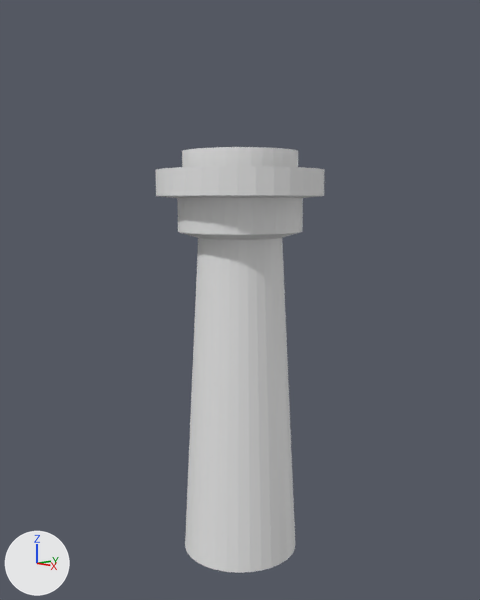
The Blender file beginner 3d project/Map/light house/v1/v1.blend: old version first, new version second.
Rendered twice from a 50 mm lens placed at (8.23, -7.74, 5.13), pointed at (0.0, 0.0, 3.44). The lights are fixed; the arrows at lower left show +X, +Y and +Z.

The scene before the commit, as lines of its bpy script (objects in view):
```python
me_cylinder = bpy.data.meshes.new('Cylinder')
me_cylinder.from_pydata(...)  # 384 vertices, 354 faces; spans x -1.4..1.4, y -1.4..1.4, z -1.0..5.93
ob_cylinder = bpy.data.objects.new('Cylinder', me_cylinder)
ob_cylinder.location = (0.0, 0.0, 0.0)
```
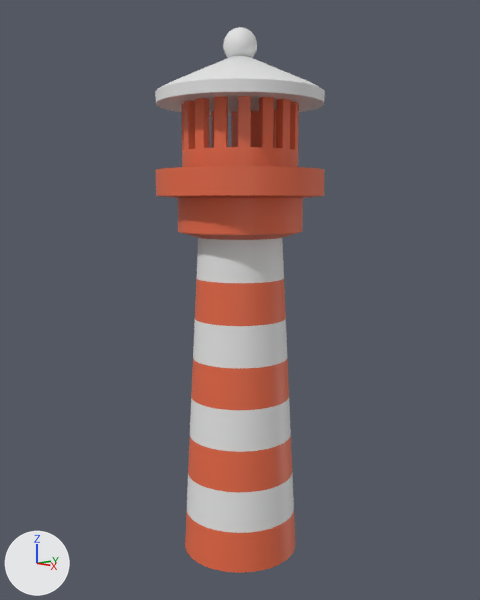
What differs and where, as boxes [x1, y1, x2, y2] in the pictures (480 x 600 px):
'Cylinder', reshaped (12% taller)
    before: [155, 147, 325, 573]
    after: [155, 96, 325, 573]
'Cylinder.001', added
    after: [155, 56, 325, 115]
'Sphere', added
    after: [223, 27, 257, 58]
part 1 of me_cylinder, built on
    both: [185, 238, 295, 573]
part 2 of me_cylinder, built on
    after: [181, 96, 299, 151]
part 3 of me_cylinder, recoloured
    both: [155, 147, 325, 240]

Patch to the scene script:
```diff
--- a/beginner 3d project/Map/light house/v1/v1.blend.py
+++ b/beginner 3d project/Map/light house/v1/v1.blend.py
@@ mat_material_001 @@
+mat_material_001 = principled_material('Material.001')
+mat_material_001.base_color = (0.794, 0.141, 0.0603)  # orange #e66945
@@ me_cylinder @@
-me_cylinder.from_pydata(...)  # 384 vertices, 354 faces; spans x -1.4..1.4, y -1.4..1.4, z -1.0..5.93
+me_cylinder.from_pydata(...)  # 672 vertices, 642 faces; spans x -1.4..1.4, y -1.4..1.4, z -1.0..6.75
+# me_cylinder part 1
+# 32 faces are deleted
+# 170 vertices are added at x -0.95..0.96, y -0.96..0.96, z -0.31..3.82
+# 5 new vertices lie (0.03, 0.02, 0.69) away from vertices in x -0.89..-0.65, y -0.54..-0.33, z -0.31..3.13
+# 6 new vertices lie (0.03, 0.02, -0.69) away from vertices in x 0.62..0.86, y 0.27..0.5, z 0.38..4.51
+# 5 new vertices lie (0.03, -0.02, 0.69) away from vertices in x -0.89..-0.65, y 0.33..0.54, z -0.31..3.13
+# 6 new vertices lie (0.03, -0.02, -0.69) away from vertices in x 0.62..0.86, y -0.5..-0.27, z 0.38..4.51
+# 5 new vertices lie (0.02, 0.03, 0.69) away from vertices in x -0.54..-0.33, y -0.89..-0.65, z -0.31..3.13
+# 6 new vertices lie (0.02, 0.03, -0.69) away from vertices in x 0.27..0.5, y 0.62..0.86, z 0.38..4.51
+# 5 new vertices lie (0.02, -0.03, 0.69) away from vertices in x -0.54..-0.33, y 0.65..0.89, z -0.31..3.13
+# 6 new vertices lie (0.02, -0.03, -0.69) away from vertices in x 0.27..0.5, y -0.86..-0.62, z 0.38..4.51
+# 5 new vertices lie (0.04, 0.0, 0.69) away from vertices in x -1.0..-0.77, y -0.15..0.15, z -1.0..3.13
+# 5 new vertices lie (0.04, 0.0, -0.69) away from vertices in x 0.71..0.89, y -0.15..0.15, z 1.07..4.51
+# 128 new faces join them, mat_material_002 (white #e7e7e7)
+# 128 new faces join them, mat_material_001 (orange #e66945)
+# me_cylinder part 2
+# 16 faces are deleted
+# 64 new vertices lie (0.0, 0.0, 0.82) away from vertices in x -0.96..0.96, y -0.96..0.96, z 5.93
+# 80 new faces join them, mat_material_001 (orange #e66945)
+# me_cylinder part 3: 306 faces spanning x -1.4..1.4, y -1.4..1.4, z -1.0..5.93 switch from no material to mat_material_001 (orange #e66945)
+me_cylinder.materials.append(mat_material_002)  # white #e7e7e7
@@ ob_sphere @@
+ob_sphere = bpy.data.objects.new('Sphere', me_sphere)  # a UV sphere (32 segments, 16 rings, poles along z) spanning x -0.182..0.182, y -0.182..0.182, z -0.864..-0.5
+ob_sphere.location = (0.0, 0.0, 8.64)
+ob_sphere.scale = (1.51, 1.51, 1.51)
@@ ob_cylinder_001 @@
+ob_cylinder_001 = bpy.data.objects.new('Cylinder.001', me_cylinder_001)  # 128 vertices, 98 faces; spans x -1.38..1.38, y -1.38..1.38, z -1.03..-0.24
+ob_cylinder_001.location = (0.0, 0.0, 7.71)
```
